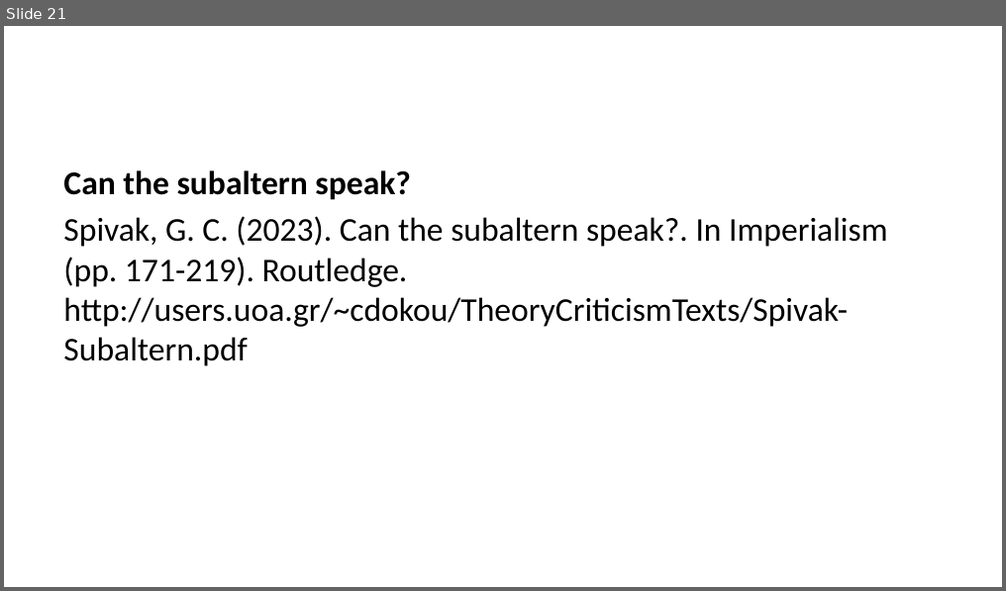
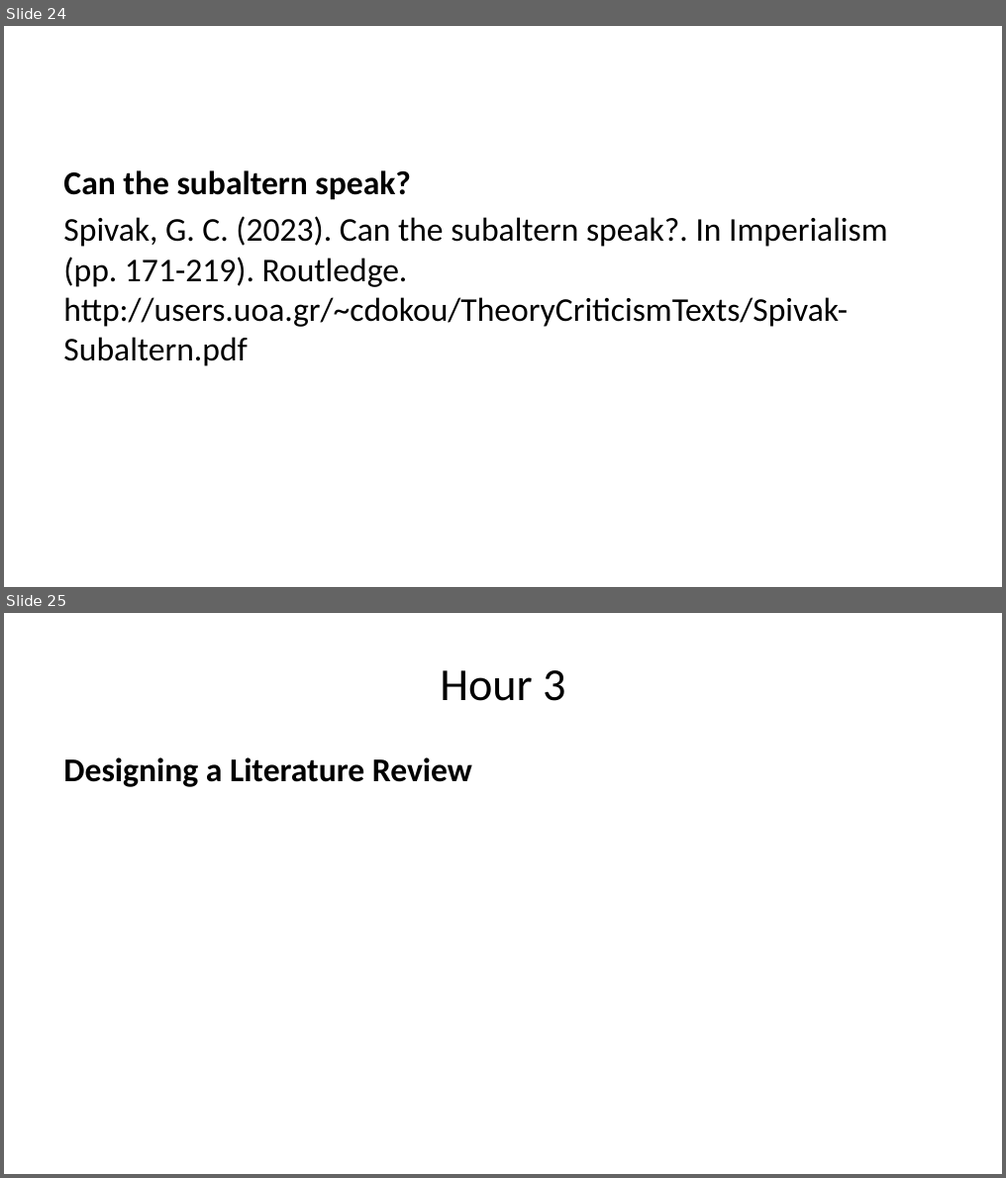
Before and after one commit to liammagee/night-owl, a slide deck: lectures/590-lecture-2.pptx. Shown one above the other, each under a label of ours: slide 21 before the commit, slides 24 and 25 after it. The pictures are 1006x591 and 1006x1178 pixels, drawn with LibreOffice and Linux fonts; fonts in the diff are those of the drawing. Boxes give left, top, right and bottom in pixels: in the first picture for what was removed or moved away, otherwise in the second. Text is boxed around its words. In the diff, an @@ line names an element or a change of style, - is before the commit and + after.

```diff
--- a/lectures/590-lecture-2.pptx
+++ b/lectures/590-lecture-2.pptx
@@ slide 25 added at (x1=4, y1=613, x2=1002, y2=1174), background #FFFFFF @@
@@ title added at (x1=440, y1=670, x2=565, y2=701), 33 pt, text #000000 @@
+Hour 3
@@ text added at (x1=63, y1=758, x2=472, y2=787), 24 pt, text #000000, bold @@
+Designing a Literature Review
@@ what was slide 21 is now slide 24 @@
```
Also in this commit, not shown: 6 slides changed, 3 other slides added, 42 other files.
